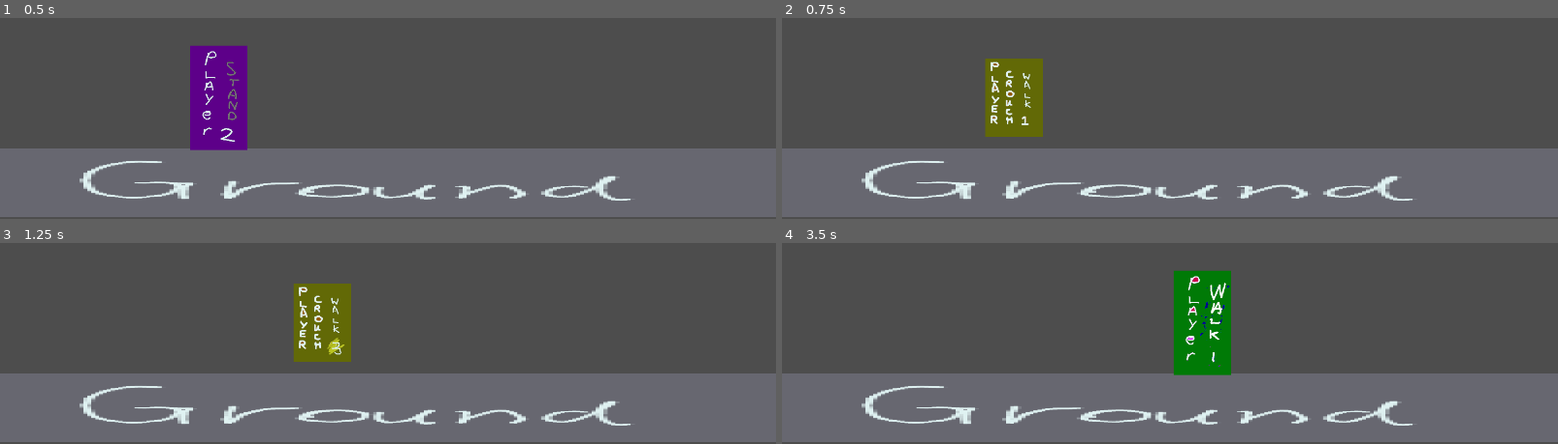
Above: before the commit, frames 1-4 (two rows, left to right).
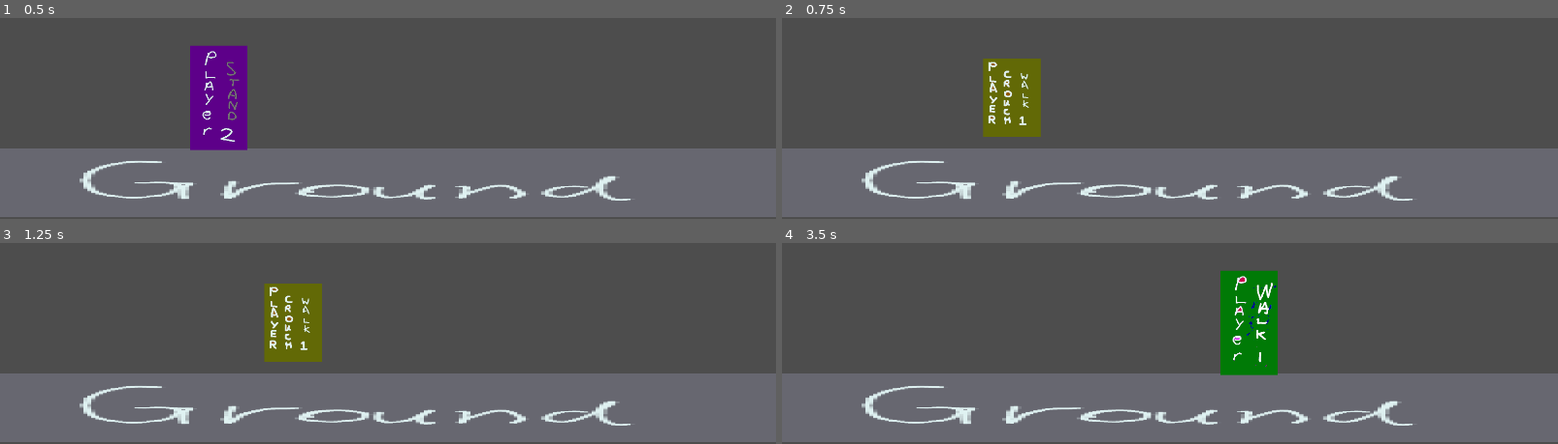
Above: after the commit, the same moments.

Repository: haruo-gabriel/portal2d
Game: Godot game, scene res://Scenes/Main/main.tscn
Two runs of this game, one before a commit and one after it. Both use one fixed random seed, a clock stepped at 60 frames per second and the inputs below.
Inputs:
- Up to frame 1 (0.5 s): no input
- Up to frame 2 (0.75 s): hold D (move_right) from 0.53 s (still down); hold Shift (crouch) from 0.53 s (still down)
- Up to frame 3 (1.25 s): keep holding D (move_right); keep holding Shift (crouch); tap Space (jump) at 0.77 s
- Up to frame 4 (3.5 s): release Shift (crouch) at 1.28 s; tap Shift (crouch) at 1.35, 2.85 s; tap Space (jump) at 1.52, 3.02 s; release D (move_right) at 2.03 s; hold A (move_left) 2.03-2.78 s; hold Shift (crouch) 2.03-2.78 s; hold D (move_right) from 2.78 s (still down)

Frame 1 is identical in both runs. In frame 2, 0.8% of the frame differs, in the area x 25-34%, y 20-60%; in frame 3, 3.3%; in frame 4, 6.3%, in the area x 50-64%, y 13-66%.

Commit message:
Making you move slower while crouched
You move slower while crouched, but not while on air. Bhopping still works while crouched with little to no difference.

Diff:
--- a/godot project/Scripts/Player/Player.gd
+++ b/godot project/Scripts/Player/Player.gd
@@ -12,6 +12,9 @@
 # Multiplies your speed upon jumping.
 # Set it to 1 to remove it.
 const BHOP_MULTIPLIER: float = 1.2
+
+# You move slower while crouched
+const CROUCH_SPEED_MULTIPLIER: float = .5
 
 const JUMP_VELOCITY: float = -400.0
 
@@ -43,11 +46,14 @@
 
 	if is_crouching:
 
-		if velocity.x:
-			animation.play("Walk (Crouched)")
+		# While on air and crouching, we play the idle animation.
+		# I'm taking this from Mario, as it seems like too much work
+		# to add a bunch of sprites for this very specific case.
+		if not velocity.x or not is_on_floor():
+			animation.play("Idle (Crouched)")
 
 		else:
-			animation.play("Idle (Crouched)")
+			animation.play("Walk (Crouched)")
 
 		return
 
@@ -103,6 +109,10 @@
 		var step = HORIZONTAL_ACCELERATION
 		var new_speed = direction * WALKING_SPEED
 
+		# You won't be slowed while on air
+		if is_crouching and is_on_floor():
+			new_speed *= CROUCH_SPEED_MULTIPLIER
+
 		if not is_on_floor():
 
 			step *= IN_AIR_MULTIPLIER
